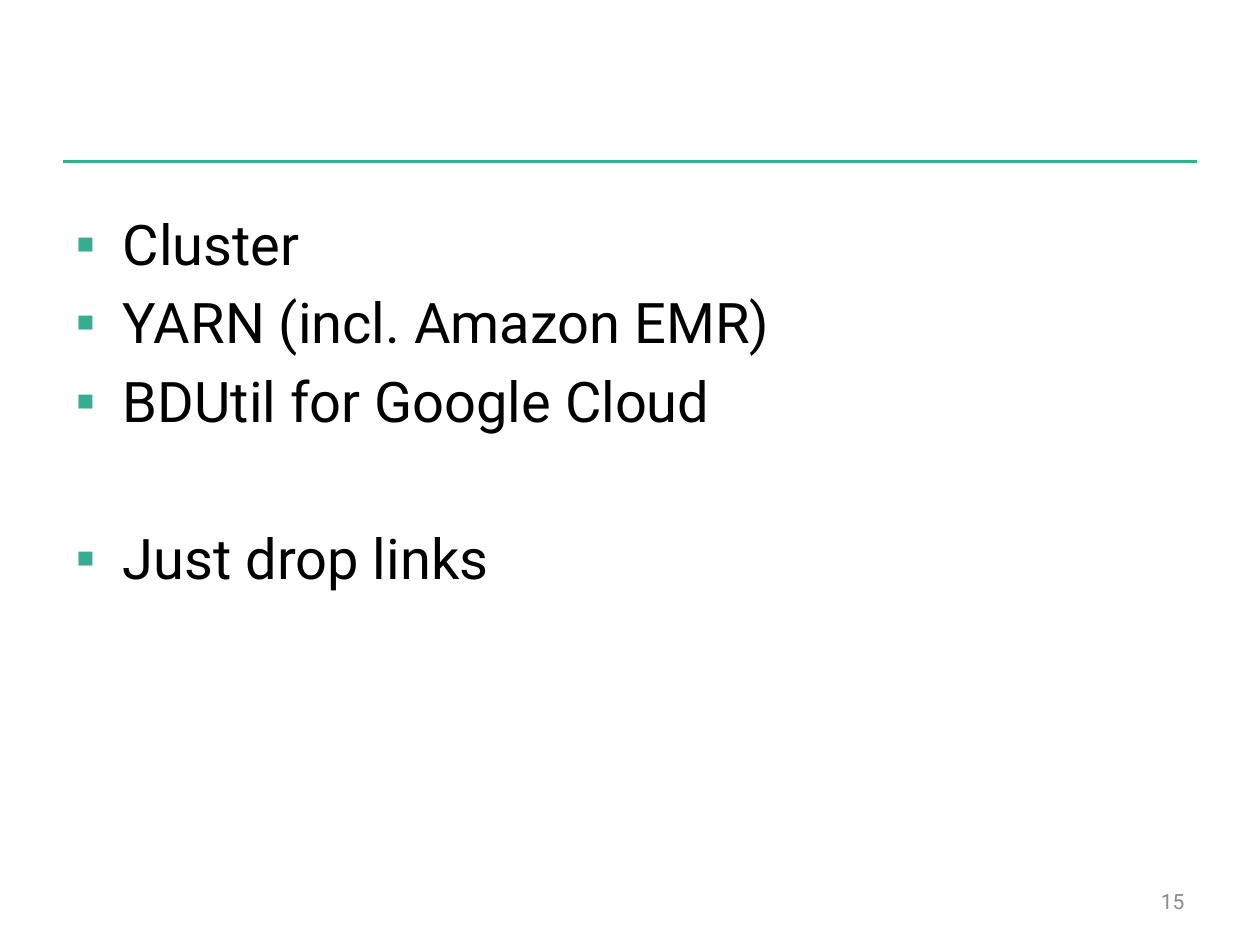
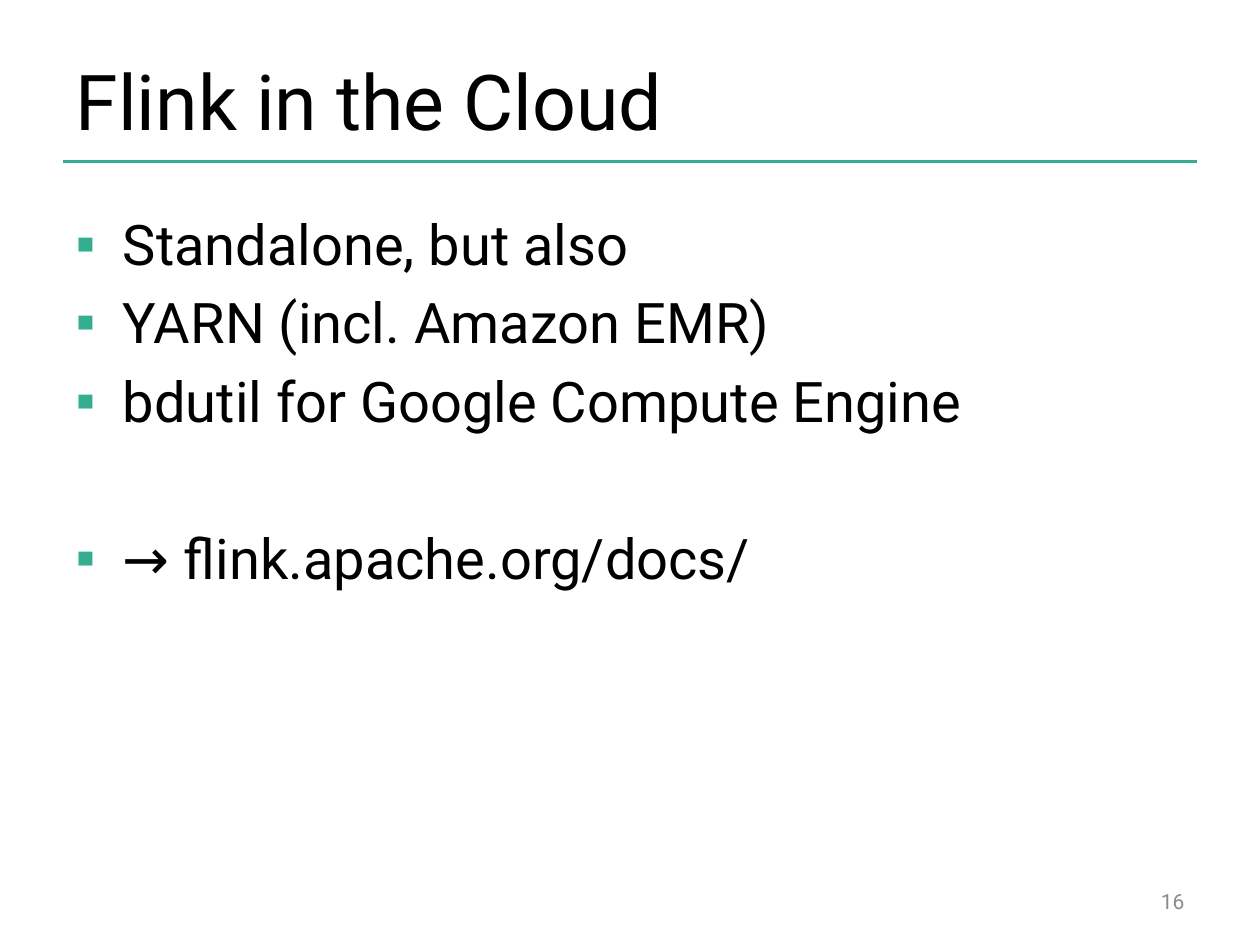
Before and after one commit to dataArtisans/flink-training-web, a slide deck: slide 16 of slides/closing.pptx (slide 15 before the commit). Drawn at 1260x945 pixels with LibreOffice and Linux fonts; fonts in the diff are those of the drawing; background and template pictures are left out. Boxes give left, top, right and bottom in pixels: in the first picture for what was removed or moved away, otherwise in the second. Text is boxed around its words. In the diff, an @@ line names an element or a change of style, - is before the commit and + after.

```diff
--- a/slides/closing.pptx
+++ b/slides/closing.pptx
@@ title added at [76, 72, 662, 131], 44 pt, text #000000 @@
+Flink in the Cloud
@@ text at [123, 223, 628, 273]: text changed @@
-▪ Cluster
+▪ Standalone, but also
@@ text at [123, 379, 961, 591]: text changed @@
-▪ BDUtil for Google Cloud
-▪ Just drop links
+▪ bdutil for Google Compute Engine
+▪ → flink.apache.org/docs/
@@ page number at [1161, 894, 1185, 909]: text changed @@
-15
+16
```
Also in this commit, not shown: 1 other slide changed, 1 slide added.
